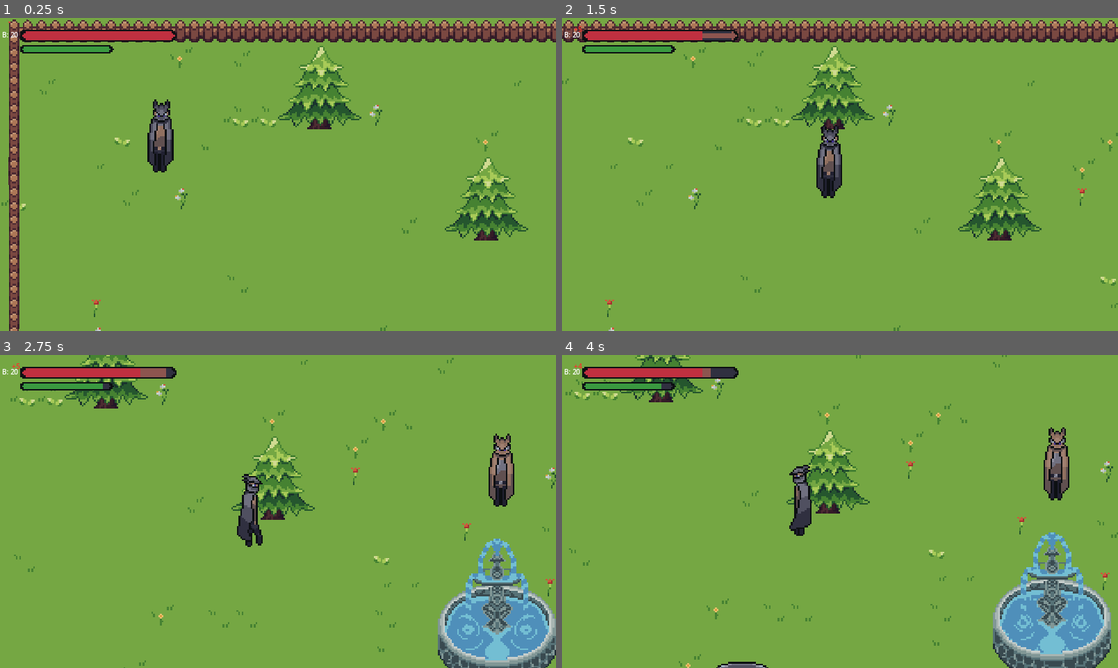
Above: before the commit, frames 1-4 (two rows, left to right).
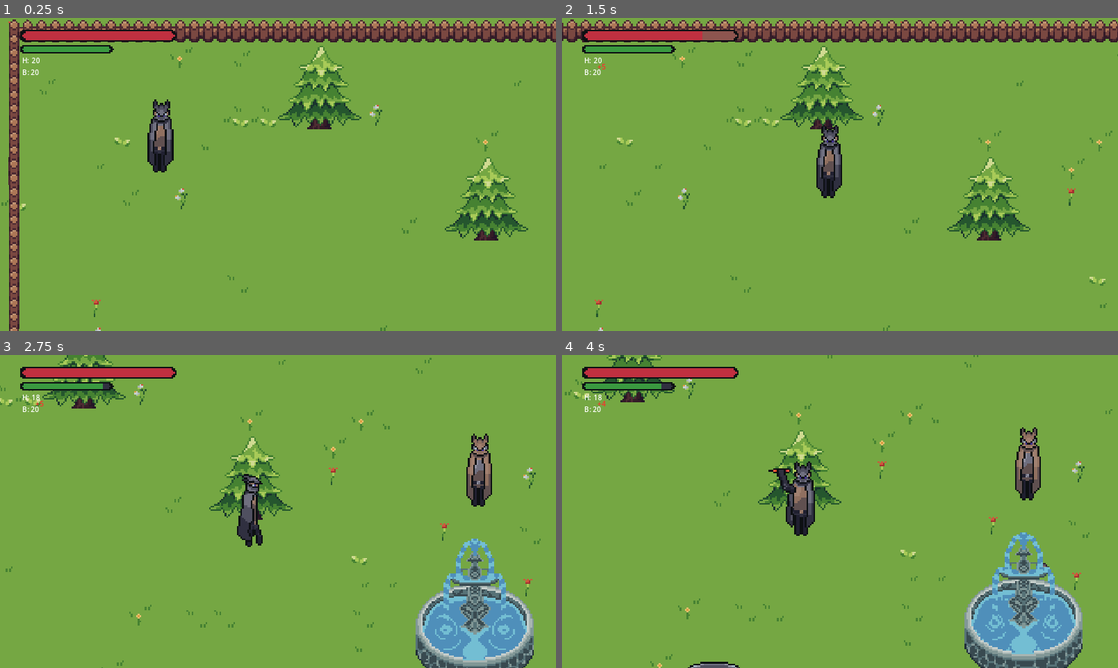
Above: after the commit, the same moments.

Repository: GrimReapTM/Hyper_Blood_Drifter
Game: Godot game, scene res://Scenes/TestScene.tscn
Same seed, same stepped clock (60 frames per second), same inputs: the game is played once before the commit and once after it.
Inputs (mouse positions are in pixels of both pictures, inside the frame that each line leads up to):
- Up to frame 1 (0.25 s): no input
- Up to frame 2 (1.5 s): tap Enter at 0.5 s; move the mouse to (962, 158) at 0.52 s; hold D (moveRight) 0.53-1.28 s; hold R (self_harm, bound only before the commit) 0.53-1.28 s; tap Space (dash) at 0.6 s; click (962, 158) at 0.67 s; move the mouse to (728, 190) at 1.27 s; hold S (moveDown) from 1.28 s (still down); tap R (self_harm, bound only before the commit) at 1.35 s
- Up to frame 3 (2.75 s): tap Q (heal, bound only after the commit) at 1.55 s; move the mouse to (333, 442) at 2.02 s; release S (moveDown) at 2.03 s; hold D (moveRight) from 2.03 s (still down); hold Q (heal, bound only after the commit) from 2.03 s (still down); tap Space (dash) at 2.3 s
- Up to frame 4 (4 s): move the mouse to (812, 574) at 2.77 s; release D (moveRight) at 2.78 s; release Q (heal, bound only after the commit) at 2.78 s; hold W (moveUp) 2.78-3.53 s; click (812, 574) at 2.85 s; tap R (self_harm, bound only before the commit) at 3.05 s; move the mouse to (1006, 558) at 3.52 s; hold A (moveLeft) from 3.53 s (still down); hold Right mouse button (attackRanged) from 3.53 s (still down); tap Q (heal, bound only after the commit) at 3.8 s

The runs differ from the first frame. In frame 1, less than 0.1% of the frame differs, in the area x 0-8%, y 4-19%; in frame 2, 8.4%; in frame 3, 12%; in frame 4, 14%, in the area x 0-100%, y 0-100%.

Commit message:
heal, blood bullet a pár dalších animací

Diff:
--- a/Scenes/Area.tscn
+++ b/Scenes/Area.tscn
@@ -13,6 +13,7 @@
 [ext_resource type="Texture2D" uid="uid://ce23umlterb35" path="res://sprites/HUD/rally_progress.png" id="9_0ughq"]
 [ext_resource type="Script" path="res://Scenes/Bonus_bullets.gd" id="12_23wbv"]
 [ext_resource type="Texture2D" uid="uid://c6ohwuky7g8r1" path="res://sprites/HUD/stamina_under.png" id="12_i100k"]
+[ext_resource type="Script" path="res://Scenes/Blood_vials.gd" id="13_cxkx6"]
 [ext_resource type="Texture2D" uid="uid://d1wdomf07p3dc" path="res://sprites/HUD/stamina_progress.png" id="13_ipx0o"]
 [ext_resource type="Script" path="res://Scenes/StaminaBar.gd" id="14_48s20"]
 [ext_resource type="PackedScene" uid="uid://cn1bybip4vf4a" path="res://Scenes/UI_scenes/Paused.tscn" id="15_p4no6"]
@@ -389,21 +390,29 @@
 wait_time = 0.9
 
 [node name="Bullets" type="Label" parent="CanvasLayer" node_paths=PackedStringArray("player")]
-offset_left = 4.0
-offset_top = 28.0
-offset_right = 39.0
-offset_bottom = 56.0
+offset_left = 51.0
+offset_top = 113.0
+offset_right = 87.0
+offset_bottom = 141.0
 script = ExtResource("6_2yv2p")
 player = NodePath("../../Player")
 
-[node name="Bonus_bullets" type="Label" parent="CanvasLayer" node_paths=PackedStringArray("player")]
+[node name="Blood_bullets" type="Label" parent="CanvasLayer" node_paths=PackedStringArray("player")]
 visible = false
-offset_left = 27.0
-offset_top = 15.0
-offset_right = 64.0
-offset_bottom = 41.0
+offset_left = 82.0
+offset_top = 101.0
+offset_right = 119.0
+offset_bottom = 127.0
 label_settings = SubResource("LabelSettings_rg3hr")
 script = ExtResource("12_23wbv")
+player = NodePath("../../Player")
+
+[node name="Blood_vials" type="Label" parent="CanvasLayer" node_paths=PackedStringArray("player")]
+offset_left = 51.0
+offset_top = 87.0
+offset_right = 91.0
+offset_bottom = 110.0
+script = ExtResource("13_cxkx6")
 player = NodePath("../../Player")
 
 [node name="StaminaBar" type="TextureProgressBar" parent="CanvasLayer" node_paths=PackedStringArray("player")]
--- /dev/null
+++ b/Scenes/Blood_vials.gd
@@ -0,0 +1,10 @@
+extends Label
+
+@export var player: CharacterBody2D
+
+func _ready():
+	player.vialsChanged.connect(update)
+	update()
+
+func update():
+	text = "H: " + str(player.b_vials)
--- a/Scenes/entity scenes/player.tscn
+++ b/Scenes/entity scenes/player.tscn
@@ -648,6 +648,142 @@
 "transitions": PackedFloat32Array(1, 1, 1, 1),
 "update": 1,
 "values": [Vector2i(1, 0), Vector2i(1, 1), Vector2i(1, 2), Vector2i(1, 3)]
+}
+
+[sub_resource type="Animation" id="Animation_nlne5"]
+resource_name = "ranged_down_left"
+length = 0.38
+step = 0.05
+tracks/0/type = "value"
+tracks/0/imported = false
+tracks/0/enabled = true
+tracks/0/path = NodePath("Sprite2D:frame_coords")
+tracks/0/interp = 1
+tracks/0/loop_wrap = true
+tracks/0/keys = {
+"times": PackedFloat32Array(0, 0.2, 0.25, 0.35),
+"transitions": PackedFloat32Array(1, 1, 1, 1),
+"update": 1,
+"values": [Vector2i(18, 0), Vector2i(18, 1), Vector2i(18, 2), Vector2i(18, 3)]
+}
+
+[sub_resource type="Animation" id="Animation_nmg2l"]
+resource_name = "ranged_down_right"
+length = 0.38
+step = 0.05
+tracks/0/type = "value"
+tracks/0/imported = false
+tracks/0/enabled = true
+tracks/0/path = NodePath("Sprite2D:frame_coords")
+tracks/0/interp = 1
+tracks/0/loop_wrap = true
+tracks/0/keys = {
+"times": PackedFloat32Array(0, 0.2, 0.25, 0.35),
+"transitions": PackedFloat32Array(1, 1, 1, 1),
+"update": 1,
+"values": [Vector2i(19, 0), Vector2i(19, 1), Vector2i(19, 2), Vector2i(19, 3)]
+}
+
+[sub_resource type="Animation" id="Animation_ye01t"]
+resource_name = "heal"
+length = 0.55
+step = 0.05
+tracks/0/type = "value"
+tracks/0/imported = false
+tracks/0/enabled = true
+tracks/0/path = NodePath("Sprite2D:frame_coords")
+tracks/0/interp = 1
+tracks/0/loop_wrap = true
+tracks/0/keys = {
+"times": PackedFloat32Array(0, 0.15, 0.3, 0.45),
+"transitions": PackedFloat32Array(1, 1, 1, 1),
+"update": 1,
+"values": [Vector2i(20, 0), Vector2i(20, 1), Vector2i(20, 2), Vector2i(20, 3)]
+}
+
+[sub_resource type="Animation" id="Animation_pkned"]
+resource_name = "blood_bullet"
+length = 0.55
+step = 0.05
+tracks/0/type = "value"
+tracks/0/imported = false
+tracks/0/enabled = true
+tracks/0/path = NodePath("Sprite2D:frame_coords")
+tracks/0/interp = 1
+tracks/0/loop_wrap = true
+tracks/0/keys = {
+"times": PackedFloat32Array(0, 0.15, 0.3, 0.45),
+"transitions": PackedFloat32Array(1, 1, 1, 1),
+"update": 1,
+"values": [Vector2i(21, 0), Vector2i(21, 1), Vector2i(21, 2), Vector2i(21, 3)]
+}
+
+[sub_resource type="Animation" id="Animation_o3eh5"]
+resource_name = "dash_down"
+length = 0.4
+step = 0.05
+tracks/0/type = "value"
+tracks/0/imported = false
+tracks/0/enabled = true
+tracks/0/path = NodePath("Sprite2D:frame_coords")
+tracks/0/interp = 1
+tracks/0/loop_wrap = true
+tracks/0/keys = {
+"times": PackedFloat32Array(0, 0.1, 0.2, 0.3),
+"transitions": PackedFloat32Array(1, 1, 1, 1),
+"update": 1,
+"values": [Vector2i(22, 0), Vector2i(22, 1), Vector2i(22, 2), Vector2i(22, 3)]
+}
+
+[sub_resource type="Animation" id="Animation_hyb0c"]
+resource_name = "dash_up"
+length = 0.4
+step = 0.05
+tracks/0/type = "value"
+tracks/0/imported = false
+tracks/0/enabled = true
+tracks/0/path = NodePath("Sprite2D:frame_coords")
+tracks/0/interp = 1
+tracks/0/loop_wrap = true
+tracks/0/keys = {
+"times": PackedFloat32Array(0, 0.1, 0.2, 0.3),
+"transitions": PackedFloat32Array(1, 1, 1, 1),
+"update": 1,
+"values": [Vector2i(23, 0), Vector2i(23, 1), Vector2i(23, 2), Vector2i(23, 3)]
+}
+
+[sub_resource type="Animation" id="Animation_kidot"]
+resource_name = "dash_left"
+length = 0.4
+step = 0.05
+tracks/0/type = "value"
+tracks/0/imported = false
+tracks/0/enabled = true
+tracks/0/path = NodePath("Sprite2D:frame_coords")
+tracks/0/interp = 1
+tracks/0/loop_wrap = true
+tracks/0/keys = {
+"times": PackedFloat32Array(0, 0.1, 0.2, 0.3),
+"transitions": PackedFloat32Array(1, 1, 1, 1),
+"update": 1,
+"values": [Vector2i(24, 0), Vector2i(24, 1), Vector2i(24, 2), Vector2i(24, 3)]
+}
+
+[sub_resource type="Animation" id="Animation_e03j0"]
+resource_name = "dash_right"
+length = 0.2
+step = 0.05
+tracks/0/type = "value"
+tracks/0/imported = false
+tracks/0/enabled = true
+tracks/0/path = NodePath("Sprite2D:frame_coords")
+tracks/0/interp = 1
+tracks/0/loop_wrap = true
+tracks/0/keys = {
+"times": PackedFloat32Array(0, 0.05, 0.1, 0.15),
+"transitions": PackedFloat32Array(1, 1, 1, 1),
+"update": 1,
+"values": [Vector2i(25, 0), Vector2i(25, 1), Vector2i(25, 2), Vector2i(25, 3)]
 }
 
 [sub_resource type="AnimationLibrary" id="AnimationLibrary_dbrtl"]
@@ -661,7 +797,15 @@
 "attack_up": SubResource("Animation_1k1e4"),
 "attack_up_left": SubResource("Animation_j0txg"),
 "attack_up_right": SubResource("Animation_pc0wp"),
+"blood_bullet": SubResource("Animation_pkned"),
+"dash_down": SubResource("Animation_o3eh5"),
+"dash_left": SubResource("Animation_kidot"),
+"dash_right": SubResource("Animation_e03j0"),
+"dash_up": SubResource("Animation_hyb0c"),
+"heal": SubResource("Animation_ye01t"),
 "ranged_down": SubResource("Animation_wfeyl"),
+"ranged_down_left": SubResource("Animation_nlne5"),
+"ranged_down_right": SubResource("Animation_nmg2l"),
 "ranged_left": SubResource("Animation_l04io"),
 "ranged_right": SubResource("Animation_nex0k"),
 "ranged_up": SubResource("Animation_otabg"),
@@ -681,7 +825,7 @@
 [node name="Sprite2D" type="Sprite2D" parent="."]
 scale = Vector2(4, 4)
 texture = ExtResource("2_xivik")
-hframes = 20
+hframes = 34
 vframes = 4
 
 [node name="melee_hitbox" type="Area2D" parent="Sprite2D"]
@@ -713,7 +857,7 @@
 }
 
 [node name="dashTimer" type="Timer" parent="."]
-wait_time = 0.173
+wait_time = 0.2
 
 [node name="meleeTimer" type="Timer" parent="."]
 wait_time = 0.15
--- a/project.godot
+++ b/project.godot
@@ -82,9 +82,14 @@
 "events": [Object(InputEventKey,"resource_local_to_scene":false,"resource_name":"","device":-1,"window_id":0,"alt_press …(182 unchanged characters)…
 ]
 }
-self_harm={
+blood_bullet={
 "deadzone": 0.5,
 "events": [Object(InputEventKey,"resource_local_to_scene":false,"resource_name":"","device":-1,"window_id":0,"alt_pressed":false,"shift_pressed":false,"ctrl_pressed":false,"meta_pressed":false,"pressed":false,"keycode":0,"physical_keycode":82,"key_label":0,"unicode":114,"echo":false,"script":null)
+]
+}
+heal={
+"deadzone": 0.5,
+"events": [Object(InputEventKey,"resource_local_to_scene":false,"resource_name":"","device":-1,"window_id":0,"alt_pressed":false,"shift_pressed":false,"ctrl_pressed":false,"meta_pressed":false,"pressed":false,"keycode":0,"physical_keycode":81,"key_label":0,"unicode":113,"echo":false,"script":null)
 ]
 }
 
--- a/scripts/player.gd
+++ b/scripts/player.gd
@@ -9,6 +9,8 @@
 #player stats
 @export var healthPoints = 200
 @export var maxHealthPoints = 200
+@export var b_vials = 20
+@export var max_b_vials = 20
 
 @export var stamina = 75
 @export var maxStamina = 75
@@ -24,6 +26,7 @@
 signal attacked
 signal staminaChanged
 signal b_bulletsChanged
+signal vialsChanged
 
 func littleTrolling():
 	if Input.is_action_just_pressed("comedy"):
@@ -44,12 +47,13 @@
 var attackMove = 20
 var moveDirection = 0
 
+
 #uhhh misc idk, this only affects animations
 @onready var animations = $AnimationPlayer
 var animPlay = false
 var attacking = false
 var action = false
-var dashing = true
+var dashing = false
 
 #used for attacks
 var attackAnimations = ["up_left", "up", "up_right", "left", "right", "down_left", "down", "down_right"]
@@ -91,15 +95,27 @@
 		else:
 			pauseMenu.visible = false
 			paused = false
-	elif event.is_action_pressed("self_harm"):
+	elif event.is_action_pressed("blood_bullet"):
 		if b_bullets == 0:
-			#animations.play("self_harm")
-			#await animations.animation_finished
+			animations.play("blood_bullet")
+			await animations.animation_finished
+			animations.play("RESET")
 			healthPoints -= 50
 			healthChanged.emit()
 			b_bullets += 5
 			b_bulletsChanged.emit()
-
+	elif event.is_action_pressed("heal"):
+		if b_vials > 0:
+			animations.play("heal")
+			await animations.animation_finished
+			animations.play("RESET")
+			if healthPoints + 50 <= maxHealthPoints:
+				healthPoints += 50
+			else:
+				healthPoints = maxHealthPoints
+			healthChanged.emit()
+			b_vials -= 1
+			vialsChanged.emit()
 
 var combo = false
 var saved_index = -1
@@ -220,6 +236,16 @@
 # this is how you move
 var savedDirection = Vector2(0,0)
 
+func dash_dir():
+	if savedDirection.x > 0:
+		return "right"
+	elif savedDirection.x < 0:
+		return "left"
+	elif savedDirection.y > 0:
+		return "down"
+	elif savedDirection.y < 0:
+		return "up"
+
 func movement(delta):
 	moveDirection = Input.get_vector("moveLeft", "moveRight", "moveUp", "moveDown")
 
@@ -229,8 +255,10 @@
 	if attacking == false:
 		if Input.is_action_just_pressed("dash") and not action and stamina > 8:
 			action = true
+			dashing = true
 			staminaChange("dash")
 			velocity = savedDirection * speed * 3
+			animations.play("dash_" + dash_dir())
 			$dashTimer.start()
 		else:
 			if action == false:
@@ -242,17 +270,18 @@
 	$dashTimer.stop()
 	velocity = Vector2(0,0)
 	action = false
+	dashing = false
 
 
 # this is how you ✨move✨
 func movementAnimation():
-	if velocity.length() != 0:
-		if velocity.y > 0:
+	if velocity.length() != 0 and not dashing:
+		if velocity.x > 0:
+			animations.play("walk_right")
+		elif velocity.x < 0:
+			animations.play("walk_left")
+		elif velocity.y > 0:
 			animations.play("walk_down")
-		if velocity.x < 0:
-			animations.play("walk_left")
-		elif velocity.x > 0:
-			animations.play("walk_right")
 		elif velocity.y < 0:
 			animations.play("walk_up")
 	else:
Not shown: 1 places in Scenes/Area.tscn that only renumber resources
Not shown: 1 places in Scenes/entity scenes/player.tscn that only renumber resources
Binary file changed: sprites/player/player-Sheet.png
Not shown, changed: sprites/player/player-Sheet.png.import
